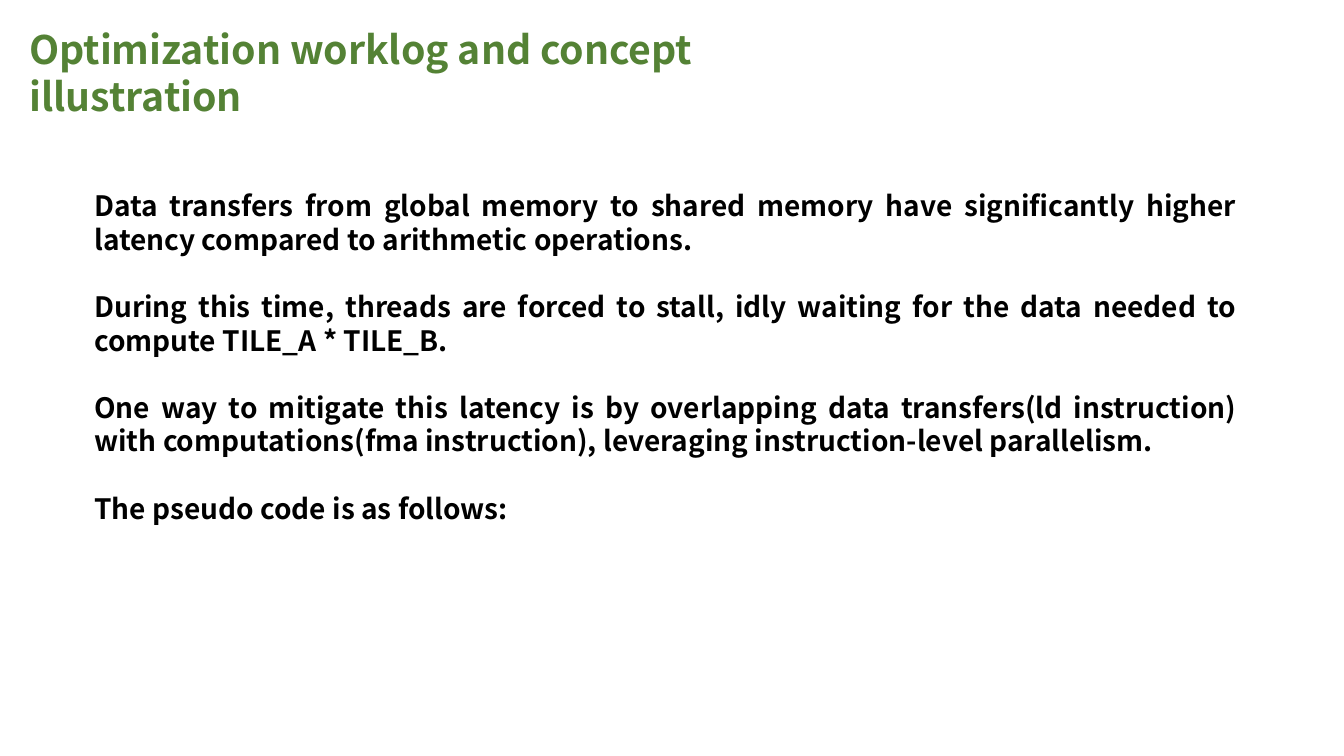
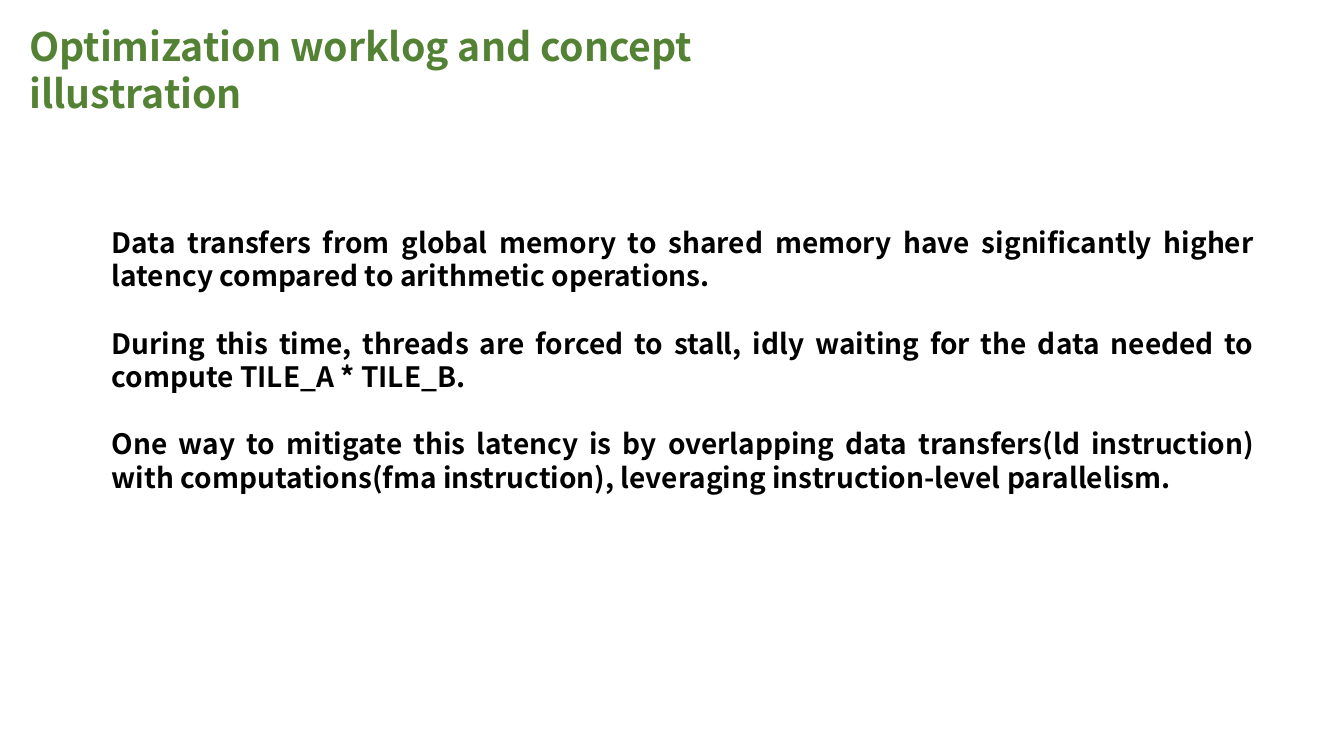
Before and after one commit to InhabitancyCocoon/feather_gemm, a slide deck: slide 45 of docs/presentation.pptx (slide 43 before the commit). Drawn at 1344x756 pixels with LibreOffice and Linux fonts; fonts in the diff are those of the drawing. Boxes give left, top, right and bottom in pixels: in the first picture for what was removed or moved away, otherwise in the second. Text is boxed around its words. In the diff, an @@ line names an element or a change of style, - is before the commit and + after.

```diff
--- a/docs/presentation.pptx
+++ b/docs/presentation.pptx
@@ text "Data transfers from global memory ...": place and size @@
-text "Data transfers from global memory ..." at <box>94,193,1236,525</box>
+text "Data transfers from global memory ..." at <box>112,230,1254,495</box>
@@ text at <box>94,496,508,525</box>: paragraph removed @@
-The pseudo code is as follows:
```
Also in this commit, not shown: 17 other slides changed, 3 slides added, 2 other files.
